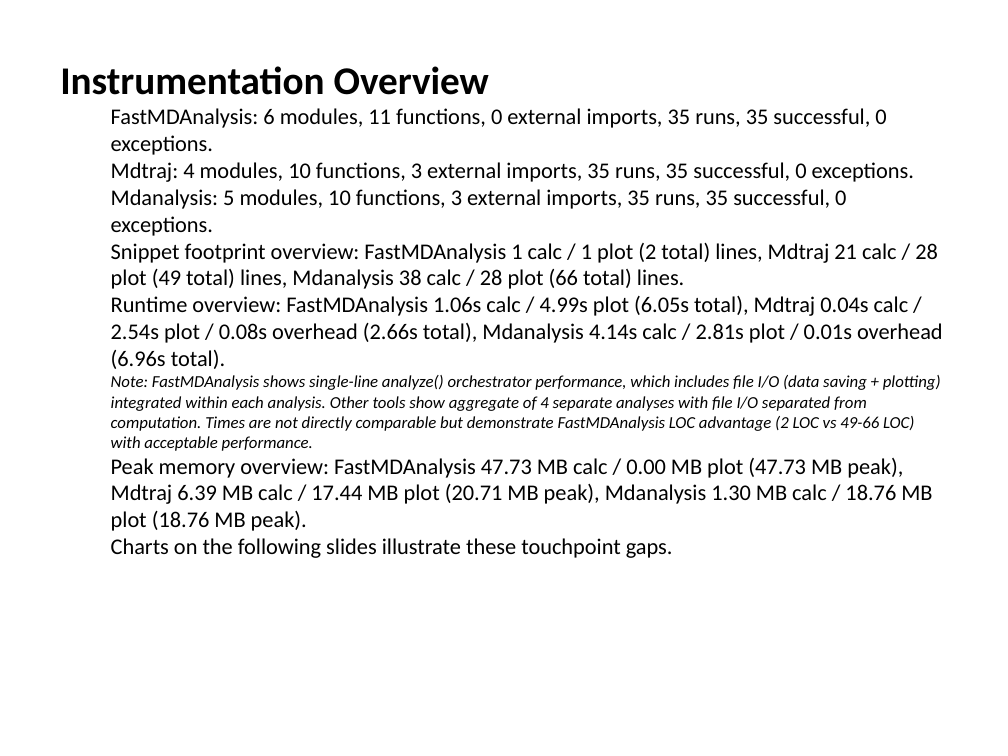
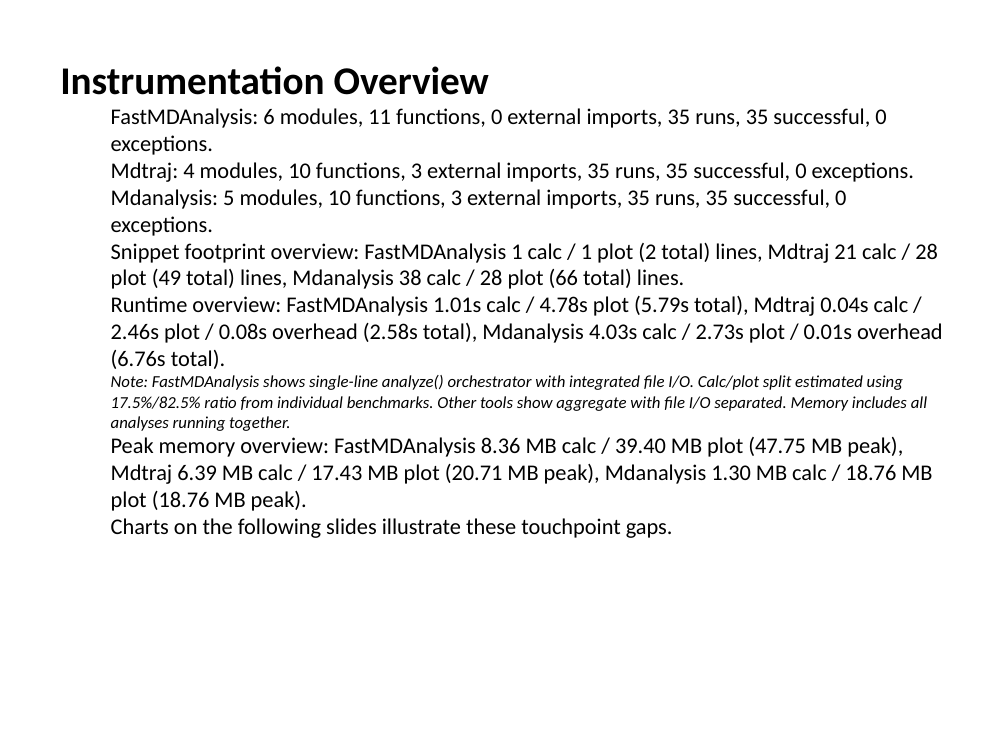
Before and after one commit to Paradoxicaly/FastMDAnalysis, a slide deck: slide 13 of slides/FastMDAnalysis_benchmarks_trpcage_500.pptx. Drawn at 1008x756 pixels with LibreOffice and Linux fonts; fonts in the diff are those of the drawing. Boxes give left, top, right and bottom in pixels: in the first picture for what was removed or moved away, otherwise in the second. Text is boxed around its words. In the diff, an @@ line names an element or a change of style, - is before the commit and + after.

```diff
--- a/slides/FastMDAnalysis_benchmarks_trpcage_500.pptx
+++ b/slides/FastMDAnalysis_benchmarks_trpcage_500.pptx
@@ text at [111,296,943,511]: text changed @@
-  Runtime overview: FastMDAnalysis 1.06s calc / 4.99s plot (6.05s total), Mdtraj 0.04s calc / 2.54s plot / 0.08s overhead (2.66s total), Mdanalysis 4.14s calc / 2.81s plot / 0.01s overhead (6.96s total).
-  Note: FastMDAnalysis shows single-line analyze() orchestrator performance, which includes file I/O (data saving + plotting) integrated within each analysis. Other tools show aggregate of 4 separate analyses with file I/O separated from computation. Times are not directly comparable but demonstrate FastMDAnalysis LOC advantage (2 LOC vs 49-66 LOC) with acceptable performance.
-  Peak memory overview: FastMDAnalysis 47.73 MB calc / 0.00 MB plot (47.73 MB peak), Mdtraj 6.39 MB calc / 17.44 MB plot (20.71 MB peak), Mdanalysis 1.30 MB calc / 18.76 MB plot (18.76 MB peak).
+  Runtime overview: FastMDAnalysis 1.01s calc / 4.78s plot (5.79s total), Mdtraj 0.04s calc / 2.46s plot / 0.08s overhead (2.58s total), Mdanalysis 4.03s calc / 2.73s plot / 0.01s overhead (6.76s total).
+  Note: FastMDAnalysis shows single-line analyze() orchestrator with integrated file I/O. Calc/plot split estimated using 17.5%/82.5% ratio from individual benchmarks. Other tools show aggregate with file I/O separated. Memory includes all analyses running together.
+  Peak memory overview: FastMDAnalysis 8.36 MB calc / 39.40 MB plot (47.75 MB peak), Mdtraj 6.39 MB calc / 17.43 MB plot (20.71 MB peak), Mdanalysis 1.30 MB calc / 18.76 MB plot (18.76 MB peak).
```
Also in this commit, not shown: 3 other files.
